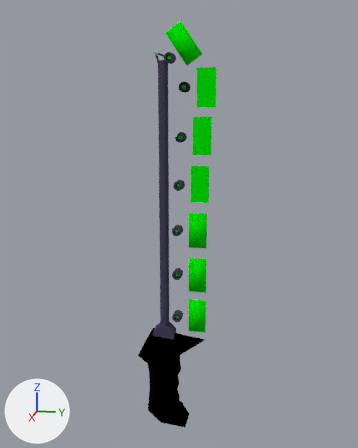
What one commit did to the Blender file VRsword.blend.
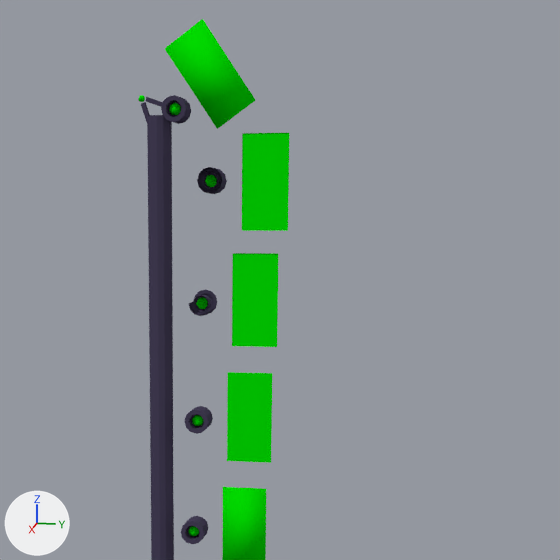
Each version is shown whole from a camera (50 mm lens) standing at (6.86, 1.6, 3.42) and looking at (0.0, 0.23, 1.7), then close up on the part from 27% to 91% of the width and 3% to 54% of the height. Every picture has the same lights, and +X, +Y and +Z are marked at lower left.

Names of what the first close-up shows: 'blades.001', 'blades.002', 'blades.003', 'blades.004', 'blades.005', 'stick'.
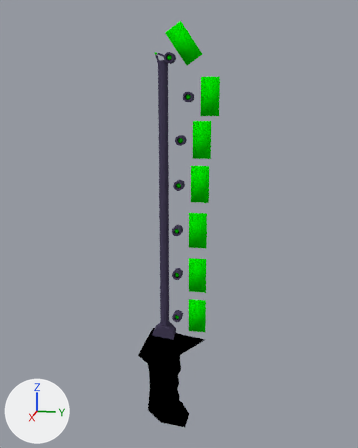
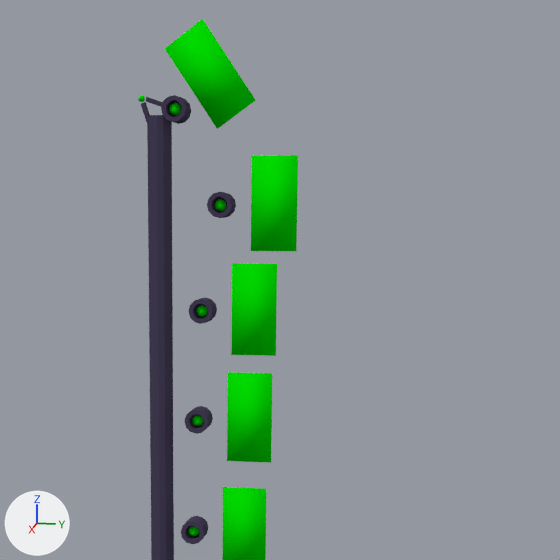
The change in detail:
me_cube_007 has 122 vertices, 148 faces and spans x -0.007..0.146, y 0.116..0.603, z 2.006..2.516.
me_cube_007 is used by ob_blades_004; parent ob_handle_001; location (0.05, 0.075, 0.05); rotation (0.000873, 0.000873, 0.000873), in degrees (0.1, 0.1, 0.1).
me_cube_007 part 8: 84 of the faces centred in x 0.059..0.124, y 0.154..0.603, z 2.211..2.27 are now shaded smooth.
me_cube_004 is used by ob_blades_002; parent ob_handle_001; location (0.05, 0.15, 0.05); rotation (0.000873, 0.000873, 0.000873), in degrees (0.1, 0.1, 0.1).
me_cube_004 had 105 vertices, 91 faces and spanned x -0.007..0.146, y 0.116..0.603, z 3.296..3.806.
me_cube_004 now has 122 vertices, 148 faces and spans x -0.033..0.12, y 0.156..0.643, z 3.307..3.816.
me_cube_004 part 1: a new loose piece, a box spanning x 0.0335..0.0367, y 0.3883..0.6426, z 3.3068..3.8165, in mat_glow (green #02e700).
me_cube_004 part 2: a new loose piece, an icosphere of 80 faces spanning x 0.036..0.099, y 0.189..0.255, z 3.52..3.586, in mat_glow (green #02e700).
me_cube_004 part 3: the loose piece of 48 vertices spanning x -0.007..0.146, y 0.116..0.255, z 3.492..3.63 is rebuilt with 72 vertices and now spans x -0.033..0.12, y 0.156..0.294, z 3.486..3.624.
me_cube_004 part 4: the loose piece of 25 vertices spanning x 0.062..0.099, y 0.15..0.216, z 3.526..3.592 is deleted.
me_cube_004 part 5: the loose piece of 24 vertices spanning x 0.057..0.146, y 0.142..0.229, z 3.517..3.605 is deleted.
me_cube_004 part 6: the loose piece of 8 vertices spanning x 0.059..0.062, y 0.349..0.603, z 3.296..3.806 is deleted.
me_cube_004 part 7: the surface is now shaded smooth.
Mesh me_cube_000 is new.
It has 122 vertices, 148 faces and spans x -0.045..0.108, y 0.098..0.585, z 2.455..2.965.
Faces by material slot: [86, 62].
It uses material mat_glow (green #02e700).
It uses material mat_metal (dark purple #48415a).
Object 'blades.003' (ob_blades_003) is deleted.
Object 'blades.002' (ob_blades_002) moves from (0.05, 0.15, 0.05) to (0.0, 0.15, -0.0721).
Object 'blades.000' (ob_blades_000) is new; it shows me_cube_000.
Its location is (0.0, 0.1, 0.2).
Its rotation in degrees is (0.1, 0.1, 0.1).
Its show transparent is True.

Changed parts and their boxes [x1, y1, x2, y2] in the close-ups (560 x 560 px):
'blades.002', reshaped, moved: before [197, 133, 289, 231]; after [207, 155, 298, 251]
'blades.003', deleted (green): before [188, 253, 278, 347]
    faces in mat_glow (green #02e700): [196, 253, 278, 347]
    faces in mat_metal (dark purple #48415a): [188, 289, 217, 316]
'blades.000', added (green): after [189, 264, 277, 356]
    faces in mat_glow (green #02e700): [196, 264, 277, 356]
    faces in mat_metal (dark purple #48415a): [189, 297, 217, 324]
part 1 of me_cube_004, added (green): after [251, 155, 298, 251]
part 2 of me_cube_004, added: after [215, 199, 226, 211]
part 3 of me_cube_004, rebuilt: before [197, 167, 227, 194]; after [207, 192, 236, 218]
part 4 of me_cube_004, deleted: before [205, 175, 217, 187]
part 5 of me_cube_004, deleted: before [202, 172, 221, 189]
part 6 of me_cube_004, deleted (green): before [242, 133, 289, 231]
part 8 of me_cube_007, shading changed: [192, 372, 272, 463] in both
